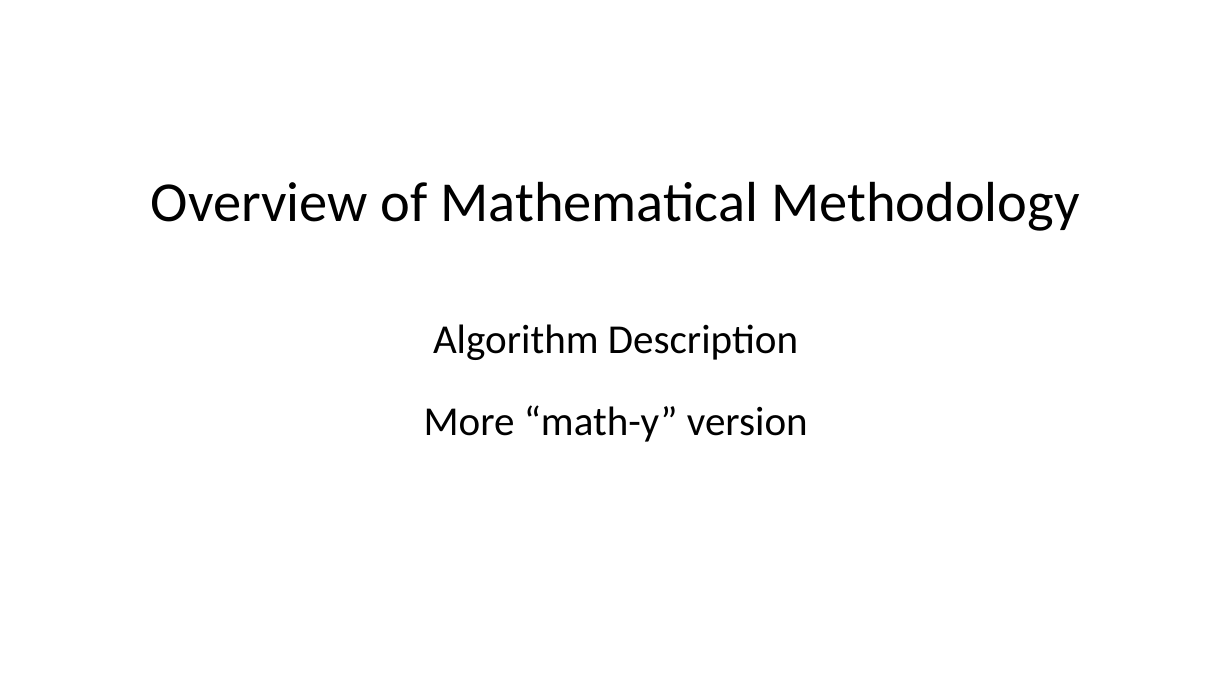
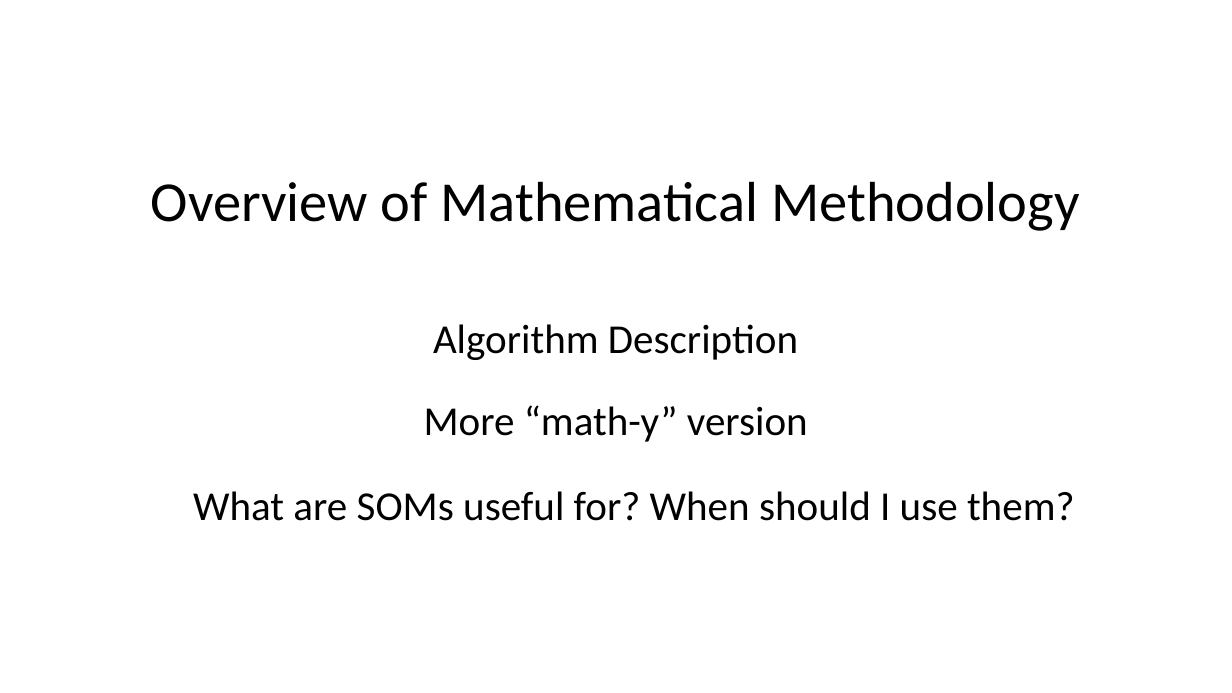
Before and after one commit to leepanter/SelfOrganizingMaps, a slide deck: slide 6 of Presentation/PresentationIterations/v1/v1.pptx. Drawn at 1232x693 pixels with LibreOffice and Linux fonts; fonts in the diff are those of the drawing. Boxes give left, top, right and bottom in pixels: in the first picture for what was removed or moved away, otherwise in the second. Text is boxed around its words. In the diff, an @@ line names an element or a change of style, - is before the commit and + after.

Commit message:
Presentation Push

```diff
--- a/Presentation/PresentationIterations/v1/v1.pptx
+++ b/Presentation/PresentationIterations/v1/v1.pptx
@@ text added at <box>193,491,1075,521</box>, 32 pt, text #000000 @@
+What are SOMs useful for? When should I use them?
```
Also in this commit, not shown: 5 other slides changed, 7 slides added, 14 slides removed, 14 other files.
